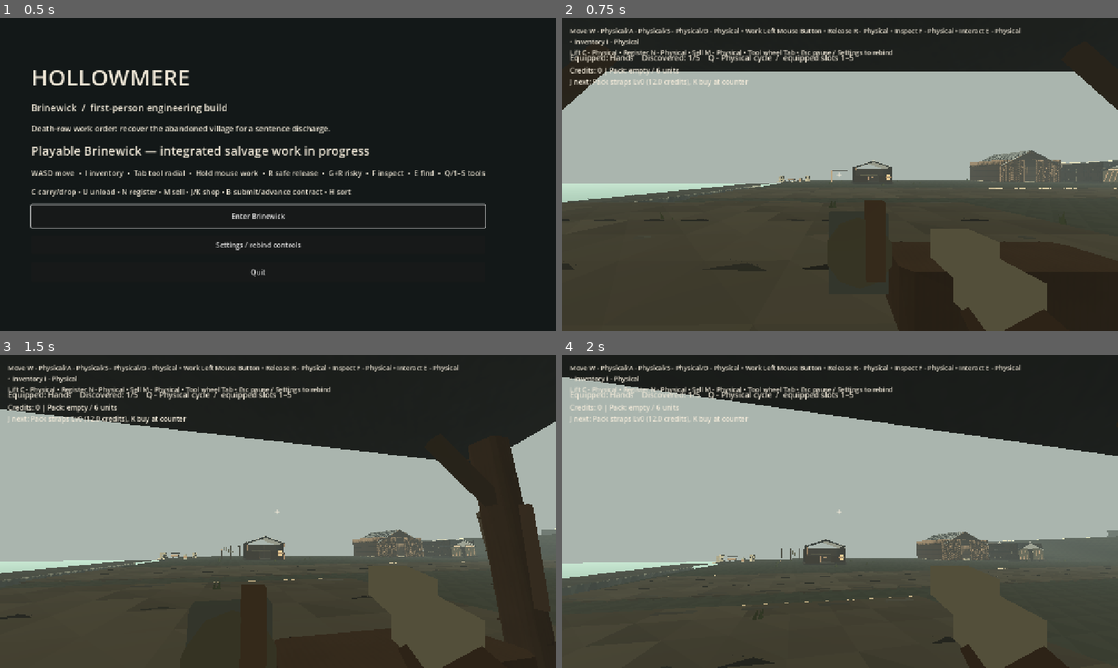
Above: before the commit, frames 1-4 (two rows, left to right).
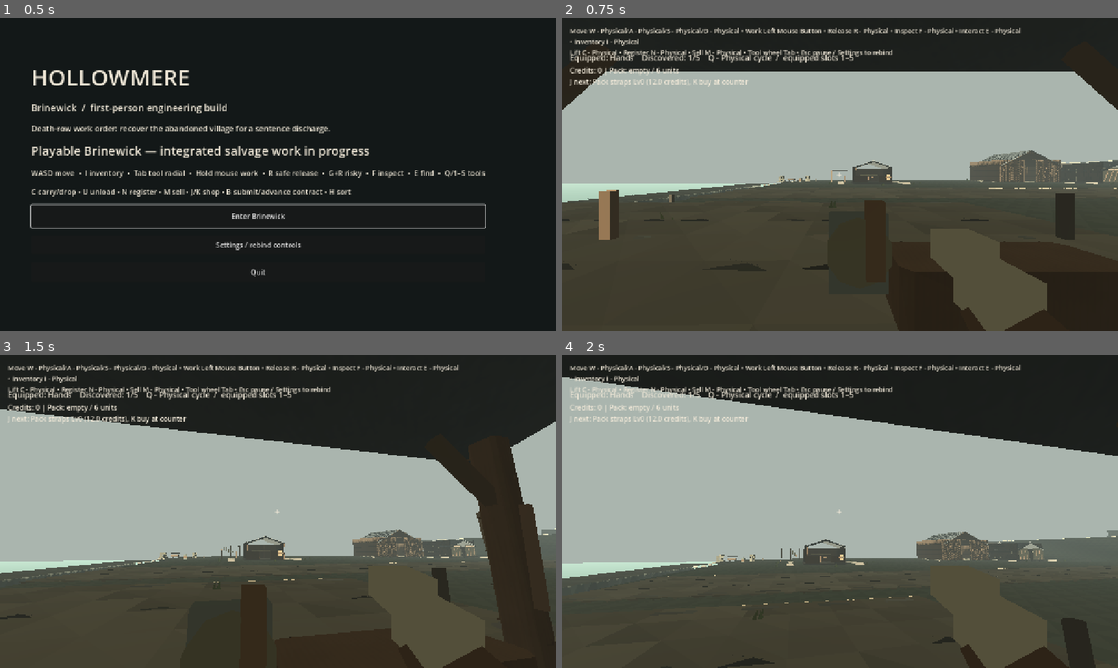
Above: after the commit, the same moments.

Repository: squwillsmith-ship-it/Hollowmere-0.2
Game: Godot game, scene res://scenes/main.tscn
Two runs of this game, one before a commit and one after it. Both use one fixed random seed, a clock stepped at 60 frames per second and the inputs below.
Inputs (mouse positions are in pixels of both pictures, inside the frame that each line leads up to):
- Up to frame 1 (0.5 s): no input
- Up to frame 2 (0.75 s): click "Enter Brinewick" at 0.5 s
- Up to frame 3 (1.5 s): tap Enter at 1.25 s; move the mouse to (305, 511) at 1.27 s; hold W (hm_forward) from 1.28 s (still down); hold E (hm_find_tool) from 1.28 s (still down); click (305, 511) at 1.42 s
- Up to frame 4 (2 s): keep holding W (hm_forward); keep holding E (hm_find_tool); tap Space (hm_jump) at 1.52 s

Frame 1 is identical in both runs. In frame 2, 0.8% of the frame differs, in the area x 6-97%, y 50-71%; in frame 3, 0.3%; in frame 4, 0.5%.

Commit message:
feat(g3): install 21-zone ground-contact art after canonical sites/campaign content without moving routes or spawning salvage

Diff:
--- a/game/scripts/world/hm_brinewick_blockout.gd
+++ b/game/scripts/world/hm_brinewick_blockout.gd
@@ -230,6 +230,13 @@
 	campaign_sites.name = "PhysicalVillageEvidence"
 	add_child(campaign_sites)
 	campaign_sites.build(site_nodes, catalogue)
+	# G3 coherent 21-site surface composition: noncolliding stone and joinery
+	# fitted outside gameplay routes. Does not replace protected G4 landmarks.
+	var g3_context := HMG3VillageSiteContext.new()
+	g3_context.name = "G3TwentyOneSiteContext"
+	add_child(g3_context)
+	g3_context.build(site_nodes)
+	set_meta("g3_21_sites_covered",g3_context.covered_site_ids.size())
 	underground_audio = HMUndergroundAudio.new()
 	underground_audio.name = "SpatialUndergroundAudio"
 	add_child(underground_audio)
